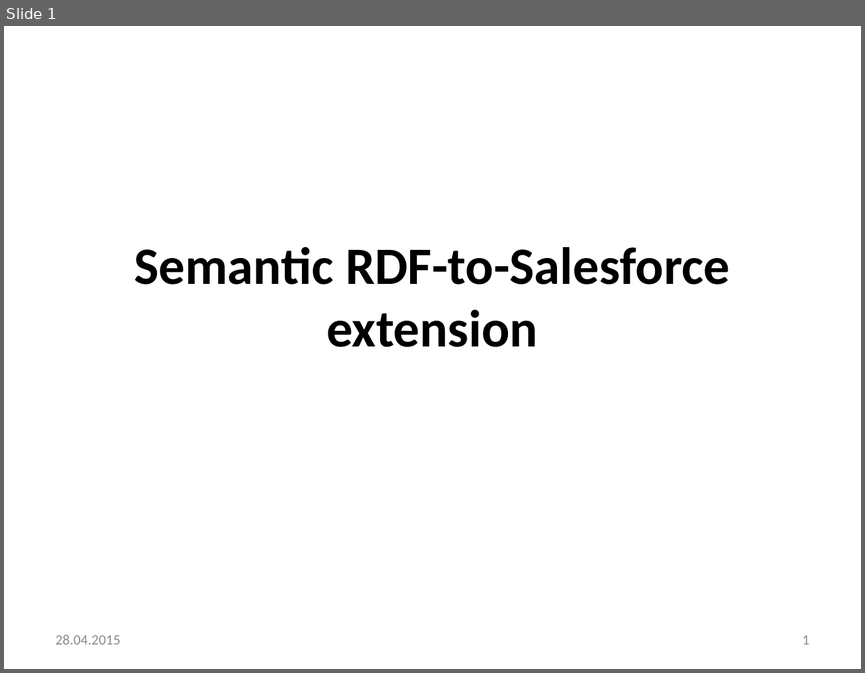
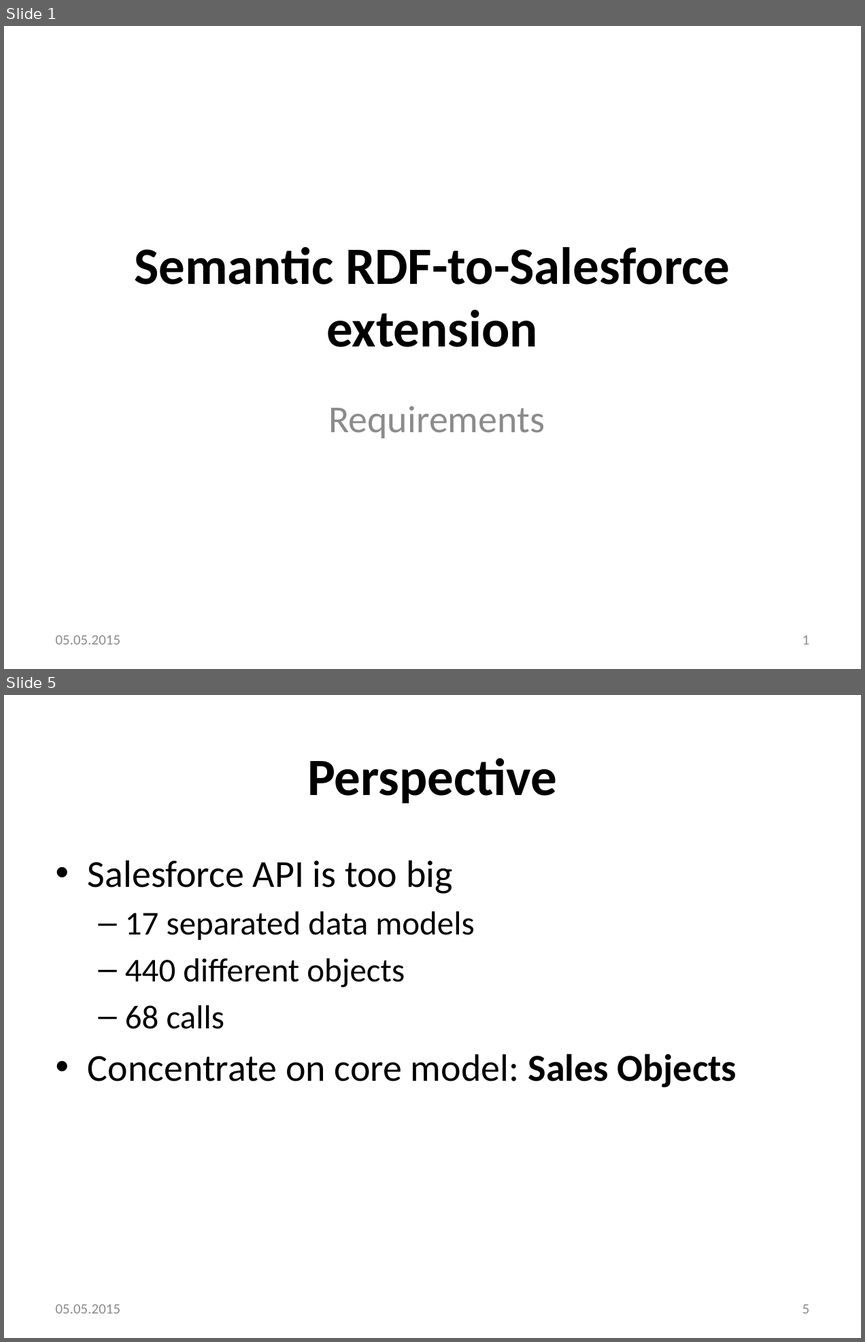
Before and after one commit to omarrana/testing, a slide deck: presentations/requirments_specification.pptx. Shown one above the other, each under a label of ours: slide 1 before the commit, slides 1 and 5 after it; the slides between them are not shown. The pictures are 865x673 and 865x1342 pixels, drawn with LibreOffice and Linux fonts; fonts in the diff are those of the drawing; background and template pictures are left out. Boxes give left, top, right and bottom in pixels: in the first picture for what was removed or moved away, otherwise in the second. Text is boxed around its words. In the diff, an @@ line names an element or a change of style, - is before the commit and + after.

Commit message:
updated requirement presentation

```diff
--- a/presentations/requirments_specification.pptx
+++ b/presentations/requirments_specification.pptx
@@ slide 5 added at (x1=4, y1=695, x2=861, y2=1338), background #FFFFFF @@
@@ title added at (x1=307, y1=758, x2=557, y2=803), 44 pt, text #000000, bold @@
+Perspective
@@ text added at (x1=88, y1=860, x2=736, y2=1087), 32 pt, text #000000 @@
+• Salesforce API is too big
+  – 17 separated data models
+  – 440 different objects
+  – 68 calls
+• Concentrate on core model: Sales Objects
@@ text added at (x1=56, y1=1304, x2=121, y2=1313), 12 pt, text #8C8C8C @@
+05.05.2015
@@ page number added at (x1=802, y1=1304, x2=810, y2=1313), 12 pt, text #8C8C8C @@
+5
@@ slide 1 changed as well @@
@@ subtitle added at (x1=328, y1=405, x2=545, y2=438), 32 pt, text #8C8C8C @@
+Requirements
@@ text at (x1=56, y1=635, x2=121, y2=644): text changed @@
-28.04.2015
+05.05.2015
```
Also in this commit, not shown: 1 other slide changed, 6 other slides added, 3 slides removed.
